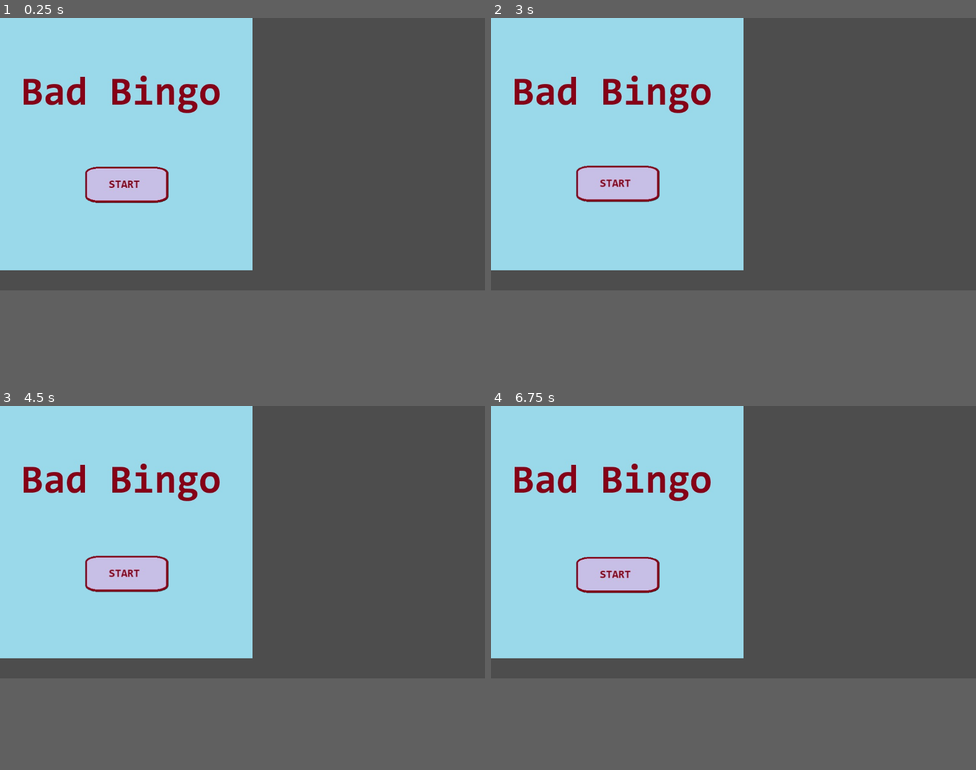
Above: before the commit, frames 1-4 (two rows, left to right).
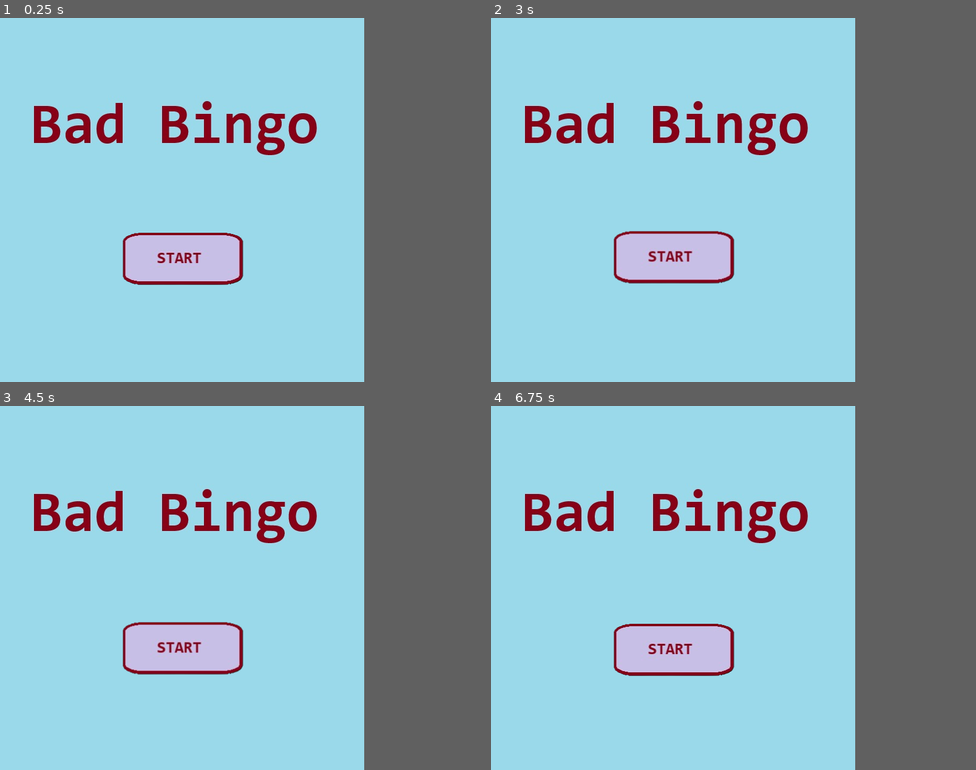
Above: after the commit, the same moments.

Repository: Jonathan-Pruitt/Bad-Bingo
Game: Godot game, scene res://title_scene.tscn
Same seed, same stepped clock (60 frames per second), same inputs: the game is played once before the commit and once after it.
Inputs:
- Up to frame 1 (0.25 s): no input
- Up to frame 2 (3 s): no input
- Up to frame 3 (4.5 s): no input
- Up to frame 4 (6.75 s): no input
In our replay, the window is 799x449 before the commit and 600x600 after it. These sizes can differ from the game's own. Grey fills any space a smaller window leaves; there, only what the larger window draws over its background counts as a difference.

The runs differ from the first frame. In frame 1, 28% of the frame differs, in the area x 0-76%, y 0-75%; in frame 2, 28%; in frame 3, 28%; in frame 4, 28%.

Commit message:
Update executable test

Diff:
--- a/project.godot
+++ b/project.godot
@@ -15,6 +15,11 @@
 config/features=PackedStringArray("4.3", "GL Compatibility")
 config/icon="res://icon.svg"
 
+[display]
+
+window/size/viewport_width=600
+window/size/viewport_height=600
+
 [rendering]
 
 renderer/rendering_method="gl_compatibility"
--- a/title_scene.tscn
+++ b/title_scene.tscn
@@ -14,3 +14,6 @@
 position = Vector2(302, 404)
 texture = ExtResource("2_jnd65")
 script = ExtResource("3_70mks")
+
+[node name="Camera2D" type="Camera2D" parent="."]
+anchor_mode = 0
Not shown, added: export_presets.cfg
Binary file added: index.apple-touch-icon.png
Binary file added: index.icon.png
Binary file added: index.png
Not shown, added: index.audio.worklet.js
Not shown, added: index.html
Not shown, added: index.js
Not shown, added: index.pck
Not shown, added: index.wasm
